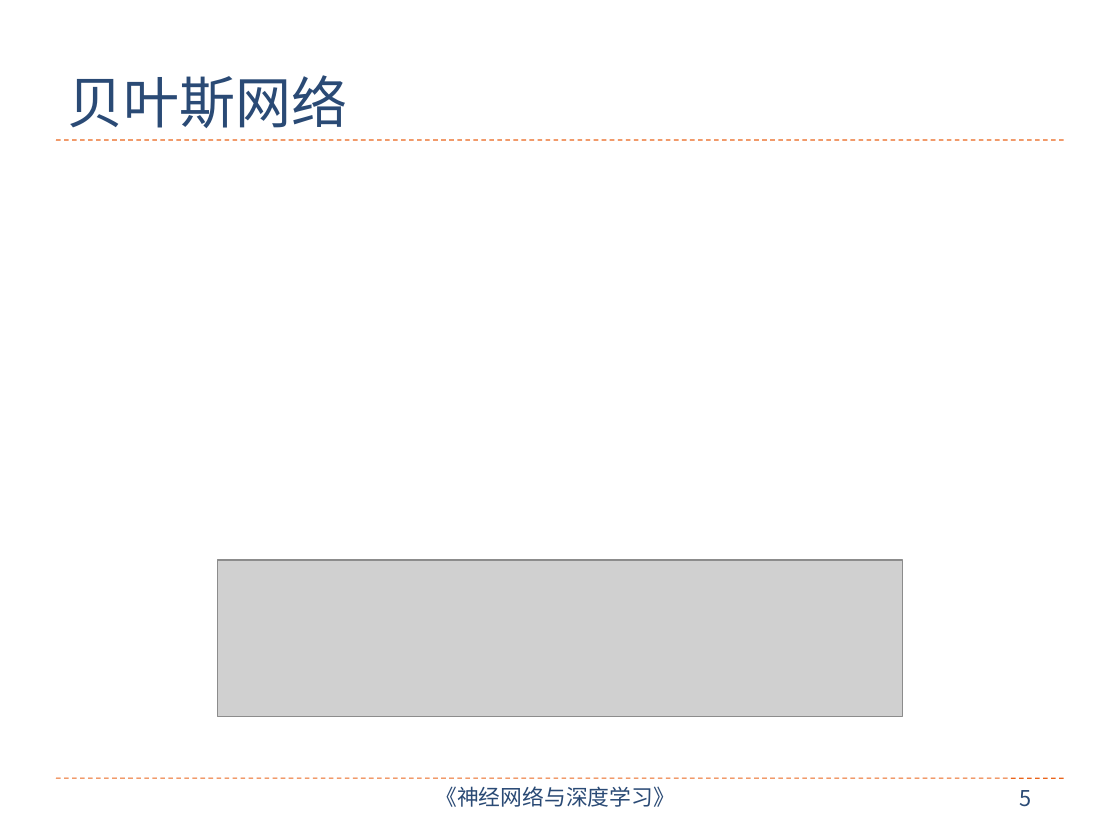
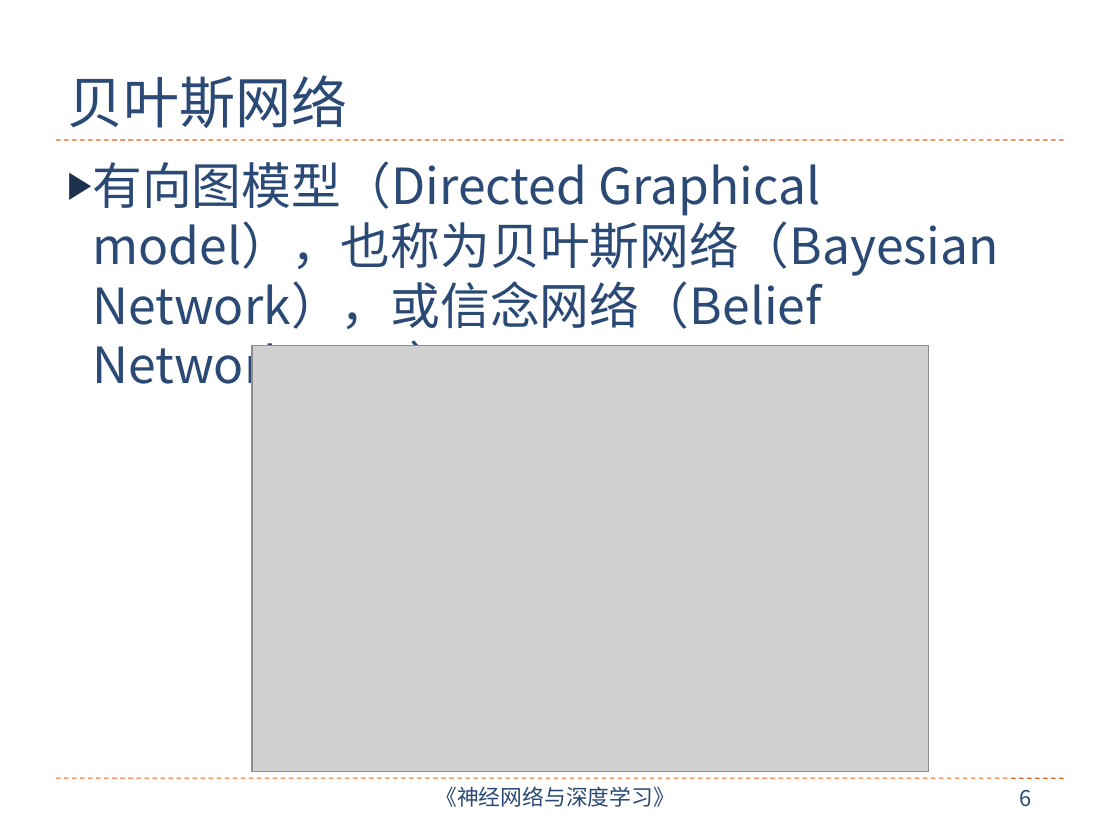
Before and after one commit to nndl/nndl.github.io, a slide deck: slide 6 of ppt/chap-概率图模型.pptx (slide 5 before the commit). Drawn at 1120x840 pixels with LibreOffice and Linux fonts; fonts in the diff are those of the drawing; grey boxes stand for pictures. Boxes give left, top, right and bottom in pixels: in the first picture for what was removed or moved away, otherwise in the second. Text is boxed around its words. In the diff, an @@ line names an element or a change of style, - is before the commit and + after.

```diff
--- a/ppt/chap-概率图模型.pptx
+++ b/ppt/chap-概率图模型.pptx
@@ text added at (x1=92, y1=161, x2=999, y2=396), 32 pt, text #2A4A75 @@
+▶ 有向图模型（Directed Graphical model），也称为贝叶斯网络（Bayesian Network），或信念网络（Belief Network，BN）。
@@ picture added at (x1=252, y1=345, x2=928, y2=771) @@
@@ picture removed at (x1=217, y1=560, x2=903, y2=717) @@
@@ page number at (x1=1019, y1=790, x2=1031, y2=807): text changed @@
-5
+6
```
Also in this commit, not shown: 7 other slides changed, 13 slides added, 4 slides removed, 3 other files.
